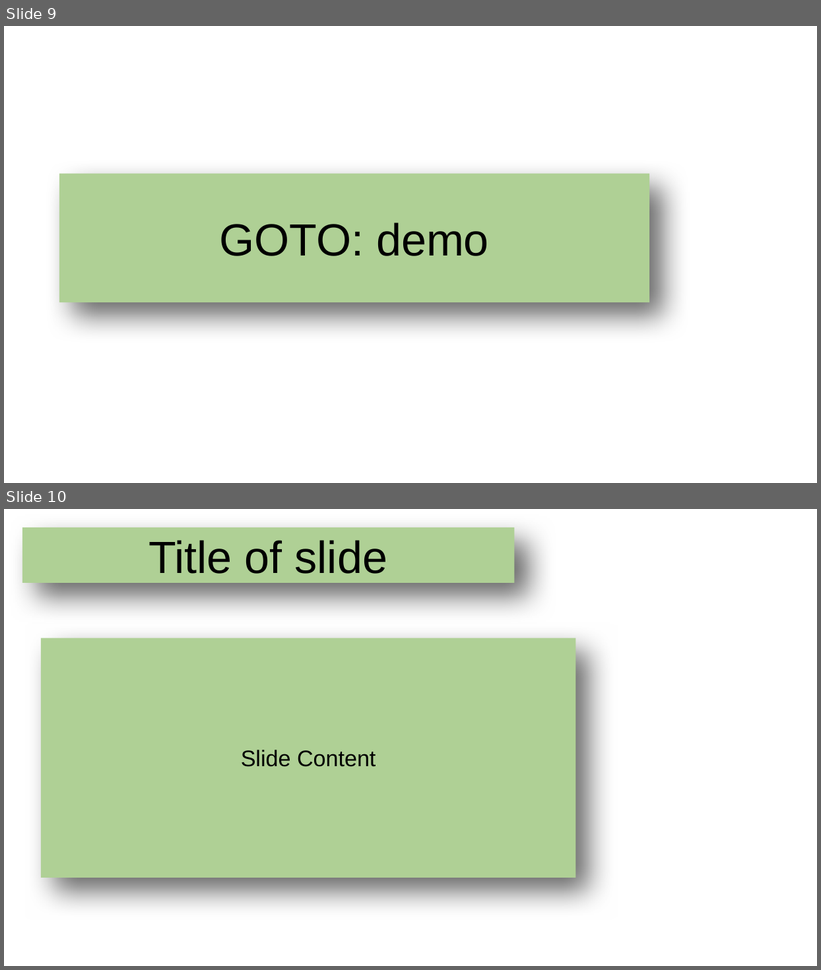
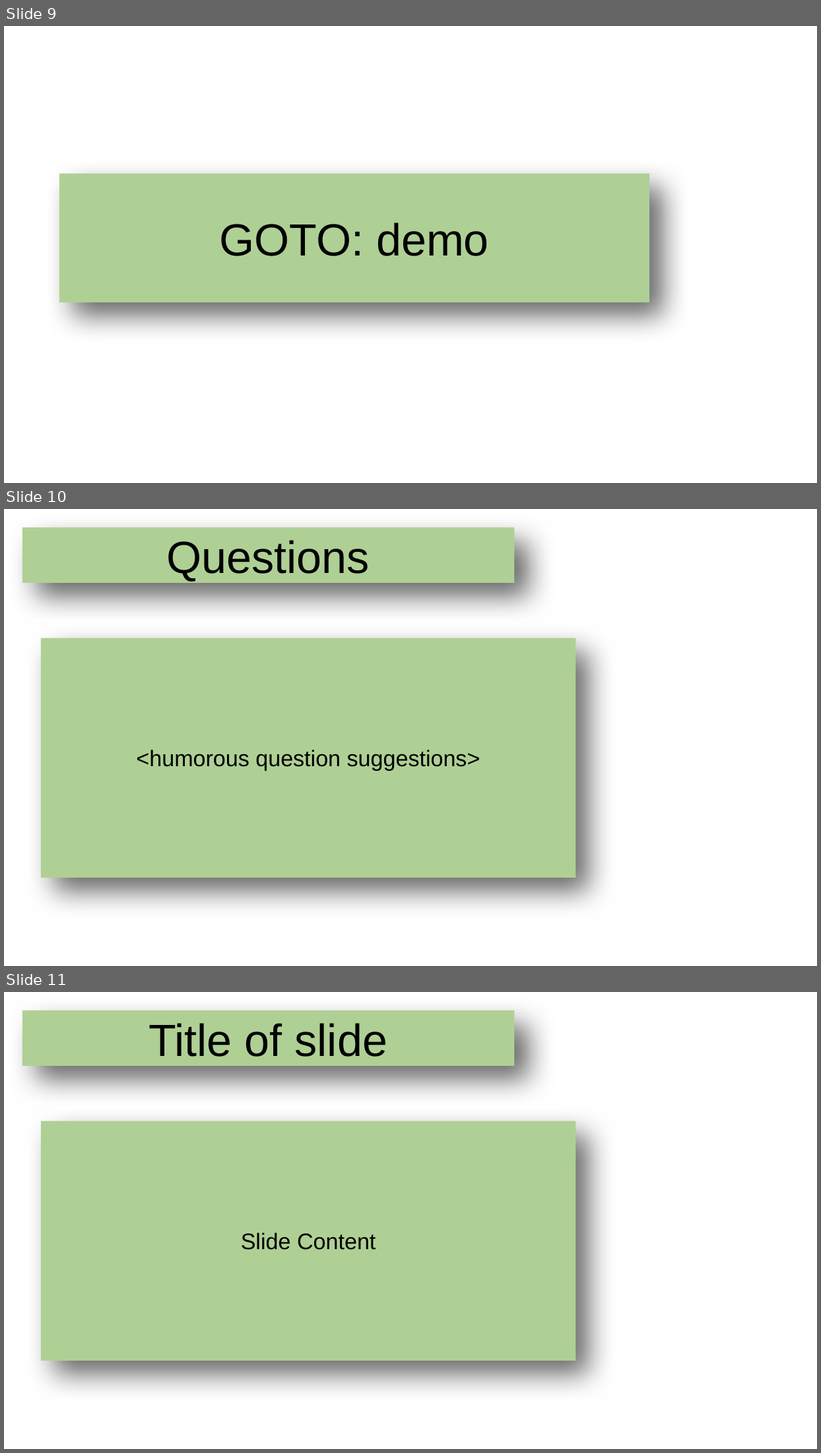
Before and after one commit to echoofskyz/ugrproj, a slide deck: docs/presentation.odp. Shown one above the other, each under a label of ours: slides 9 and 10 before the commit, slides 9, 10 and 11 after it. The pictures are 821x970 and 821x1453 pixels, drawn with LibreOffice and Linux fonts; fonts in the diff are those of the drawing; background and template pictures are left out. Boxes give left, top, right and bottom in pixels: in the first picture for what was removed or moved away, otherwise in the second. Text is boxed around its words. In the diff, an @@ line names an element or a change of style, - is before the commit and + after.

```diff
--- a/docs/presentation.odp
+++ b/docs/presentation.odp
@@ slide 10 added at box(4, 509, 817, 966), background picture (left out) @@
@@ title added at box(22, 527, 515, 583), fill #AFD095, 44 pt, text #000000 @@
+Questions
@@ title added at box(41, 638, 576, 878), fill #AFD095, 22 pt, text #000000 @@
+<humorous question suggestions>
@@ what was slide 10 is now slide 11 @@
```
Also in this commit, not shown: 2 slides changed, 2 other slides added, 2 slides removed, 1 other file.
